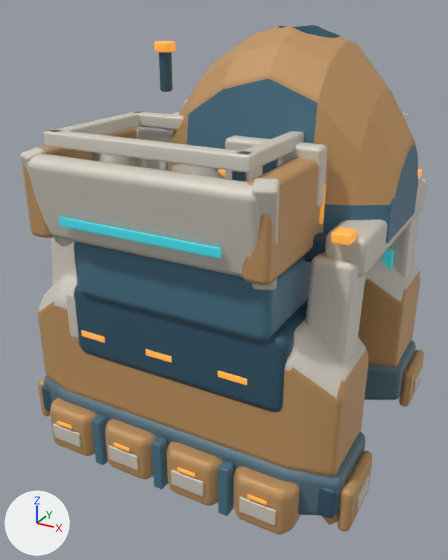
The glTF model space-battleship/assets/planets/facilities_v5/refinery.glb as it was, and as the next commit left it.
Camera for both pictures: a 50 mm lens placed at (2.01, -3.92, 2.49), pointed at (-0.05, -0.18, 0.62). Every picture has the same lights, and +X, +Y and +Z are marked at lower left. The first picture is the older version. Where no turn or scale is listed for an object, it has been applied to the vertices.
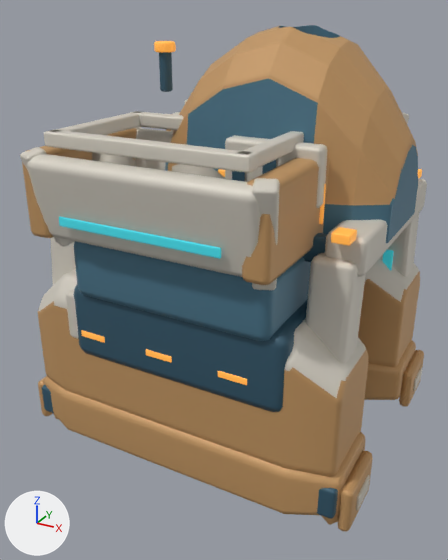
Commit message: Unify refinery lower bearing cheek

The change, as a diff of the scene's bpy script:
```diff
--- a/space-battleship/assets/planets/facilities_v5/refinery.glb.py
+++ b/space-battleship/assets/planets/facilities_v5/refinery.glb.py
@@ me_continuous_refinery_pressure_cheek @@
 me_continuous_refinery_pressure_cheek.from_pydata(...)  # 160 vertices, 316 faces; spans x -1.21..1.21, y -1.11..-0.33, z -0.51..-0.05
-me_continuous_refinery_pressure_cheek.materials.append(mat_furnace_lower_load_steel)  # blue #597684
+me_continuous_refinery_pressure_cheek.materials.append(mat_furnace_warm_industrial_plate)  # orange #c59965
@@ me_continuous_refinery_pressure_cheek_001 @@
 me_continuous_refinery_pressure_cheek_001.from_pydata(...)  # 160 vertices, 316 faces; spans x -1.21..1.21, y 0.33..1.11, z -0.51..-0.05
-me_continuous_refinery_pressure_cheek_001.materials.append(mat_furnace_lower_load_steel)  # blue #597684
+me_continuous_refinery_pressure_cheek_001.materials.append(mat_furnace_warm_industrial_plate)  # orange #c59965
@@ me_cube_048_1 @@
+me_cube_048_1.from_pydata(...)  # 56 vertices, 108 faces; spans x -0.065..0.065, y -0.065..0.065, z -0.311..0.311
+me_cube_048_1.materials.append(mat_furnace_warm_ivory_armor)  # light grey #d7d1c5
@@ ob_furnace_lower_bay_hot_status @@
-ob_furnace_lower_bay_hot_status = bpy.data.objects.new('Furnace lower bay hot status', me_cube_014)
@@ ob_furnace_lower_bay_hot_status_001 @@
-ob_furnace_lower_bay_hot_status_001 = bpy.data.objects.new('Furnace lower bay hot status.001', me_cube_016)
@@ ob_furnace_lower_bay_hot_status_002 @@
-ob_furnace_lower_bay_hot_status_002 = bpy.data.objects.new('Furnace lower bay hot status.002', me_cube_018)
@@ ob_furnace_lower_bay_hot_status_003 @@
-ob_furnace_lower_bay_hot_status_003 = bpy.data.objects.new('Furnace lower bay hot status.003', me_cube_020)
@@ ob_furnace_lower_bay_pale_service_face @@
-ob_furnace_lower_bay_pale_service_face = bpy.data.objects.new('Furnace lower bay pale service face', me_cube_013)
@@ ob_furnace_lower_bay_pale_service_face_001 @@
-ob_furnace_lower_bay_pale_service_face_001 = bpy.data.objects.new('Furnace lower bay pale service face.001', me_cube_015)
@@ ob_furnace_lower_bay_pale_service_face_002 @@
-ob_furnace_lower_bay_pale_service_face_002 = bpy.data.objects.new('Furnace lower bay pale service face.002', me_cube_017)
@@ ob_furnace_lower_bay_pale_service_face_003 @@
-ob_furnace_lower_bay_pale_service_face_003 = bpy.data.objects.new('Furnace lower bay pale service face.003', me_cube_019)
@@ ob_furnace_lower_pressure_web @@
-ob_furnace_lower_pressure_web = bpy.data.objects.new('Furnace lower pressure web', me_cube_021)
@@ ob_furnace_lower_pressure_web_001 @@
-ob_furnace_lower_pressure_web_001 = bpy.data.objects.new('Furnace lower pressure web.001', me_cube_022)
@@ ob_furnace_lower_pressure_web_002 @@
-ob_furnace_lower_pressure_web_002 = bpy.data.objects.new('Furnace lower pressure web.002', me_cube_023)
@@ ob_furnace_lower_stepped_pressure_bay @@
-ob_furnace_lower_stepped_pressure_bay = bpy.data.objects.new('Furnace lower stepped pressure bay', me_furnace_lower_stepped_pressure_bay)
@@ ob_furnace_lower_stepped_pressure_bay_001 @@
-ob_furnace_lower_stepped_pressure_bay_001 = bpy.data.objects.new('Furnace lower stepped pressure bay.001', me_furnace_lower_stepped_pressure_bay_001)
@@ ob_furnace_lower_stepped_pressure_bay_002 @@
-ob_furnace_lower_stepped_pressure_bay_002 = bpy.data.objects.new('Furnace lower stepped pressure bay.002', me_furnace_lower_stepped_pressure_bay_002)
@@ ob_furnace_lower_stepped_pressure_bay_003 @@
-ob_furnace_lower_stepped_pressure_bay_003 = bpy.data.objects.new('Furnace lower stepped pressure bay.003', me_furnace_lower_stepped_pressure_bay_003)
@@ ob_hopper_outward_flare @@
-ob_hopper_outward_flare = bpy.data.objects.new('Hopper outward flare', me_cube_070)
+ob_hopper_outward_flare = bpy.data.objects.new('Hopper outward flare', me_cube_048_1)
 ob_hopper_outward_flare.parent = ob_left_ore_hopper
```

Location of each change, [x1, y1, x2, y2] in pixels of the pictures (448 x 560 px):
'Continuous refinery pressure cheek', recoloured
    both: [44, 376, 366, 515]
'Furnace lower stepped pressure bay.003', deleted (orange)
    before: [233, 467, 300, 535]
'Furnace lower stepped pressure bay.002', deleted (orange)
    before: [166, 442, 223, 506]
'Furnace lower stepped pressure bay.001', deleted (orange)
    before: [105, 419, 156, 479]
'Furnace lower stepped pressure bay', deleted (orange)
    before: [50, 398, 97, 456]
'Continuous refinery pressure cheek.001', recoloured (blue to orange)
    both: [364, 340, 416, 400]
'Furnace lower pressure web.002', deleted (blue)
    before: [218, 460, 234, 516]
'Furnace lower pressure web.001', deleted (blue)
    before: [152, 436, 168, 489]
'Furnace lower pressure web', deleted (blue)
    before: [92, 414, 108, 465]
'Furnace lower bay pale service face.003', deleted
    before: [239, 496, 276, 526]
'Furnace lower bay pale service face.002', deleted
    before: [171, 470, 204, 497]
'Furnace lower bay pale service face.001', deleted
    before: [108, 445, 139, 470]
'Furnace lower bay pale service face', deleted
    before: [53, 424, 81, 447]
'Furnace lower bay hot status.003', deleted
    before: [247, 494, 267, 505]
'Furnace lower bay hot status.002', deleted
    before: [177, 467, 195, 477]
'Furnace lower bay hot status.001', deleted
    before: [113, 442, 130, 452]
'Furnace lower bay hot status', deleted
    before: [57, 421, 72, 429]
